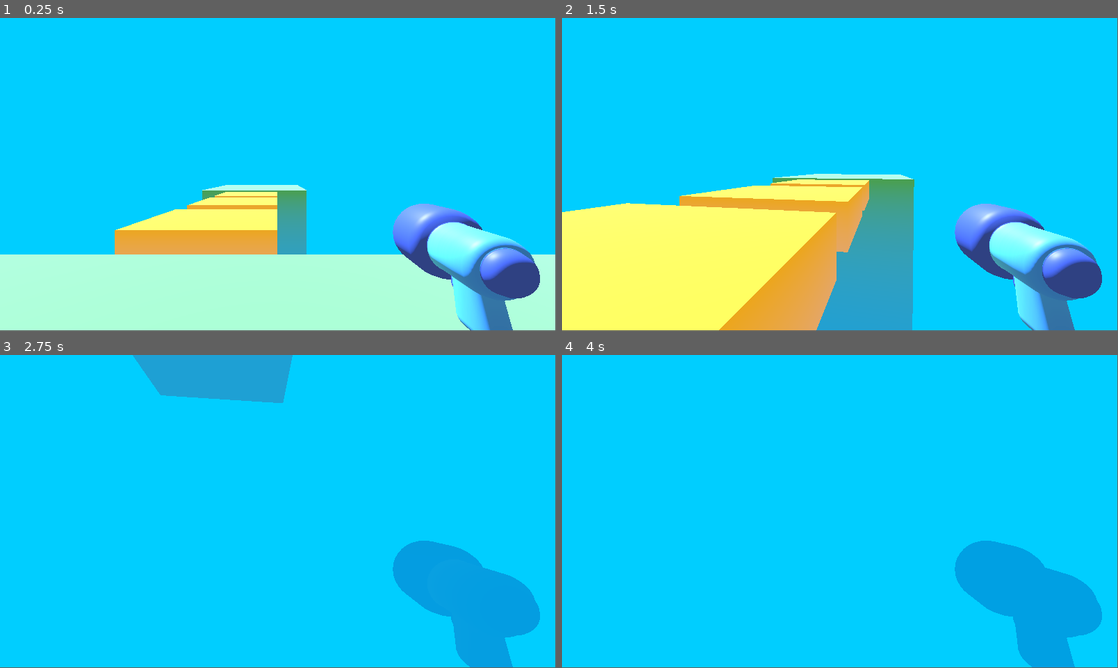
Above: before the commit, frames 1-4 (two rows, left to right).
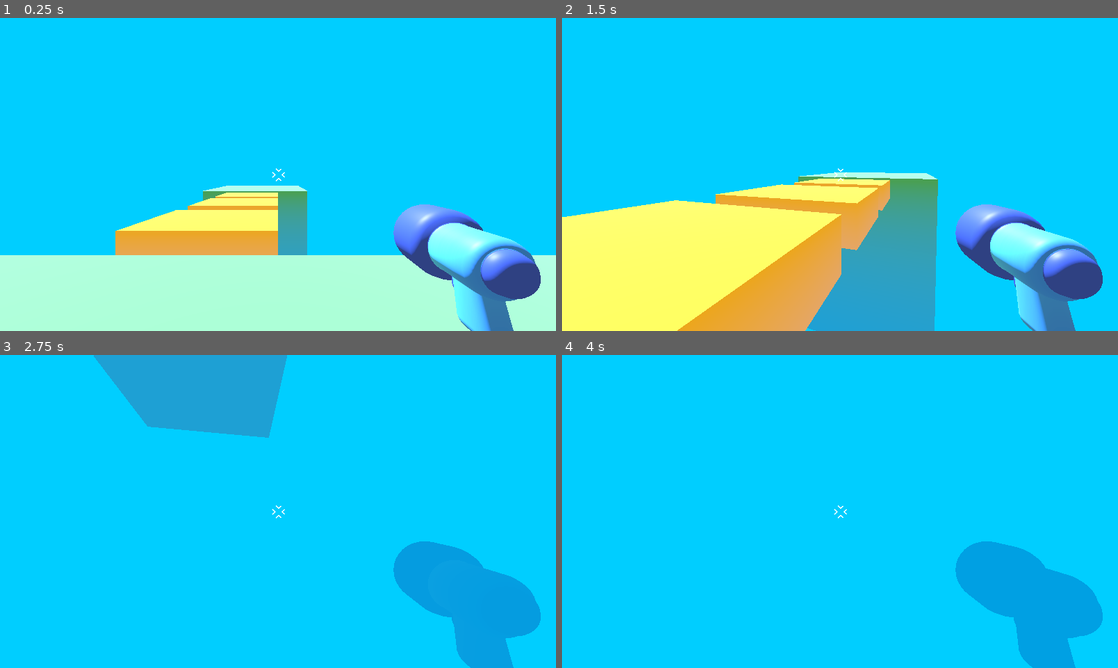
Above: after the commit, the same moments.

Repository: Vibhab-T/3D-Arena-Royale
Game: Godot game, scene res://assets/level/temporary_level.tscn
Two runs of this game, one before a commit and one after it. Both use one fixed random seed, a clock stepped at 60 frames per second and the inputs below.
Inputs (mouse positions are in pixels of both pictures, inside the frame that each line leads up to):
- Up to frame 1 (0.25 s): no input
- Up to frame 2 (1.5 s): tap Enter at 0.5 s; move the mouse to (867, 171) at 0.52 s; hold W (move_forward) from 0.53 s (still down); tap Space (jump) at 0.77 s; move the mouse to (812, 174) at 1.27 s
- Up to frame 3 (2.75 s): keep holding W (move_forward); tap Space (jump) at 1.52 s; move the mouse to (289, 505) at 2.02 s
- Up to frame 4 (4 s): keep holding W (move_forward); move the mouse to (834, 514) at 2.77 s; tap Space (jump) at 3.02, 3.5, 3.77 s; move the mouse to (878, 514) at 3.52 s
In our replay, the window is 799x449 before the commit and 800x450 after it. These sizes can differ from the game's own. Grey fills any space a smaller window leaves; there, only what the larger window draws over its background counts as a difference.

The runs differ from the first frame. In frame 1, 1.1% of the frame differs, in the area x 0-100%, y 0-100%; in frame 2, 6.3%, in the area x 0-98%, y 48-100%; in frame 3, 3.8%; in frame 4, 0.1%.

Commit message:
added a pointer reticle

Diff:
--- a/project.godot
+++ b/project.godot
@@ -14,6 +14,12 @@
 run/main_scene="res://assets/level/temporary_level.tscn"
 config/features=PackedStringArray("4.3", "Mobile")
 config/icon="res://icon.svg"
+
+[display]
+
+window/size/viewport_width=1920
+window/size/viewport_height=1080
+window/stretch/mode="viewport"
 
 [input]
 
--- a/scenes/player.tscn
+++ b/scenes/player.tscn
@@ -1,7 +1,8 @@
-[gd_scene load_steps=4 format=3 uid="uid://byhjomu1yrwcq"]
+[gd_scene load_steps=5 format=3 uid="uid://byhjomu1yrwcq"]
 
 [ext_resource type="PackedScene" uid="uid://b6a78hqcgie48" path="res://assets/player/simple_gun/gun_model.glb" id="1_2p0nu"]
 [ext_resource type="Script" path="res://scripts/player.gd" id="1_576ma"]
+[ext_resource type="Texture2D" uid="uid://b310pv4r63ue2" path="res://assets/player/reticle.png" id="3_tajks"]
 
 [sub_resource type="CapsuleShape3D" id="CapsuleShape3D_ith6u"]
 height = 2.05498
@@ -18,3 +19,18 @@
 
 [node name="gun_model" parent="Camera3D" instance=ExtResource("1_2p0nu")]
 transform = Transform3D(-0.250971, 0, 0.0271224, 0, 0.252432, 0, -0.0271224, 0, -0.250971, 0.367139, -0.159427, -0.404753)
+
+[node name="Reticle" type="TextureRect" parent="."]
+anchors_preset = 8
+anchor_left = 0.5
+anchor_top = 0.5
+anchor_right = 0.5
+anchor_bottom = 0.5
+offset_left = -24.5
+offset_top = -24.0
+offset_right = 24.5
+offset_bottom = 24.0
+grow_horizontal = 2
+grow_vertical = 2
+texture = ExtResource("3_tajks")
+expand_mode = 1
